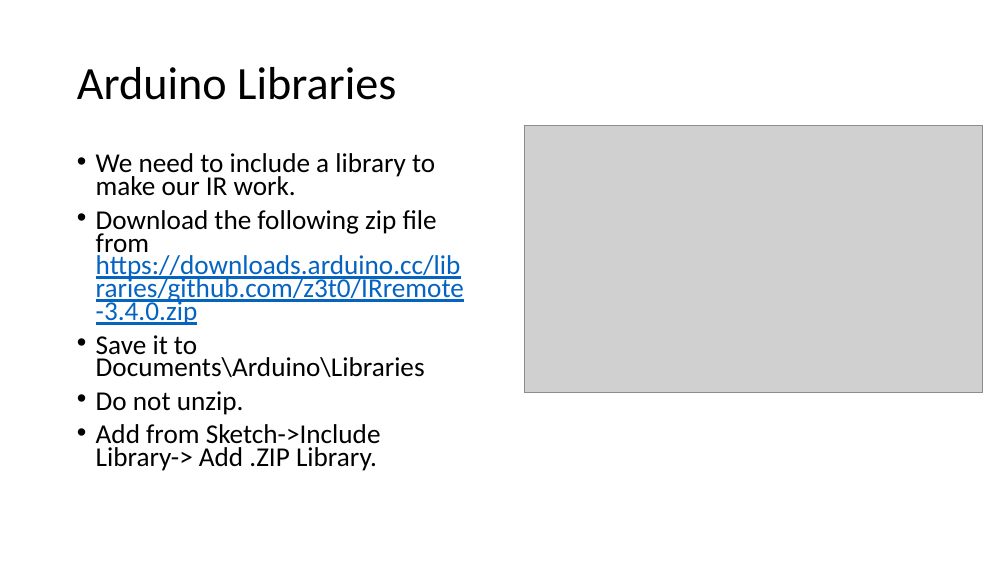
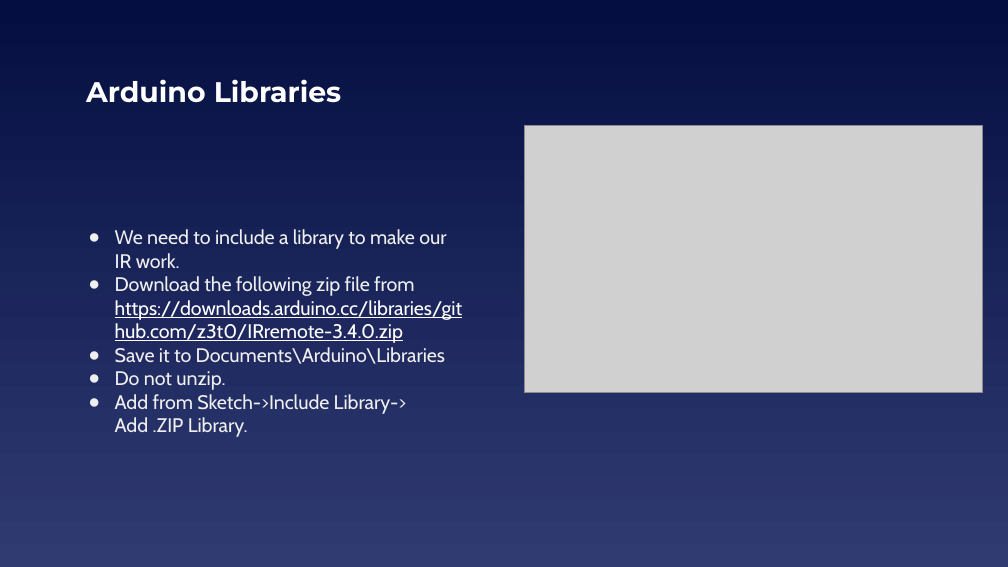
Before and after one commit to EELabMan/IR-Transmit-and-Receive, a slide deck: slide 6 of Infrared TX RX.pptx (slide 5 before the commit). Drawn at 1008x567 pixels with LibreOffice and Linux fonts; fonts in the diff are those of the drawing; grey boxes stand for pictures. Boxes give left, top, right and bottom in pixels: in the first picture for what was removed or moved away, otherwise in the second. Text is boxed around its words. In the diff, an @@ line names an element or a change of style, - is before the commit and + after.

```diff
--- a/Infrared TX RX.pptx
+++ b/Infrared TX RX.pptx
@@ background #FFFFFF to gradient #040E41 to #303B72 @@
@@ title "Arduino Libraries": place and size @@
-title "Arduino Libraries" at [77, 67, 396, 100]
+title "Arduino Libraries" at [86, 79, 341, 103]
@@ title "Arduino Libraries" at [86, 79, 341, 103]: size 44 to 27 pt, font Calibri to Montserrat, text colour #000000 to #FFFFFF, bold on; line spacing 0.9 to 1 @@
@@ text "We need to include a ..." at [115, 229, 463, 437]: size 25.9 to 18.7 pt, font Calibri to Cabin; text colour #000000 to #EFEFEF in "We need to include a library to ...", "Download the following zip file from", "Save it to Documents\Arduino\Libraries", "Do not unzip." and 1 more places; text colour #0563C1 to #FFFFFF in "https://downloads.arduino.cc/libraries/github.com/z3t0/IRrem ..."; bullet • to ●; line spacing 0.7 to 1; less space between paragraphs; vertical alignment top to middle @@
```
Also in this commit, not shown: 6 other slides changed, 5 slides added, 1 slide removed.
